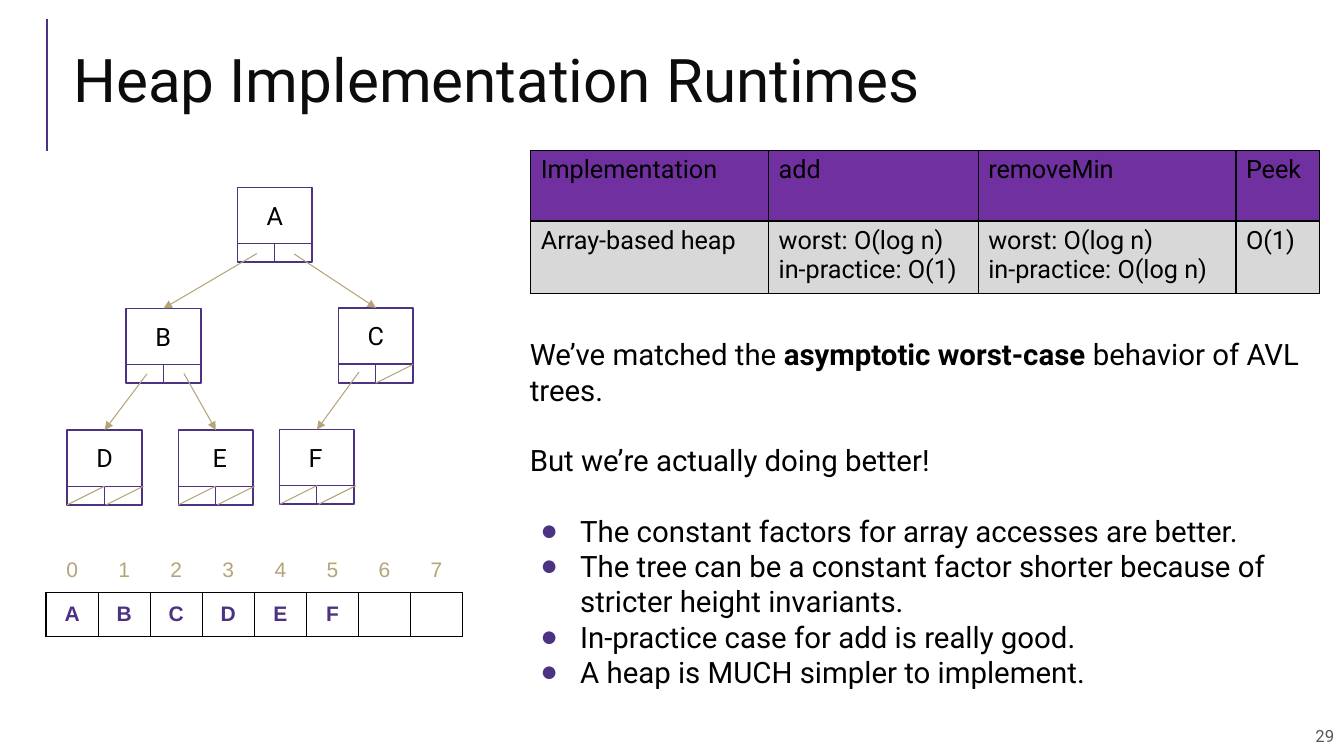
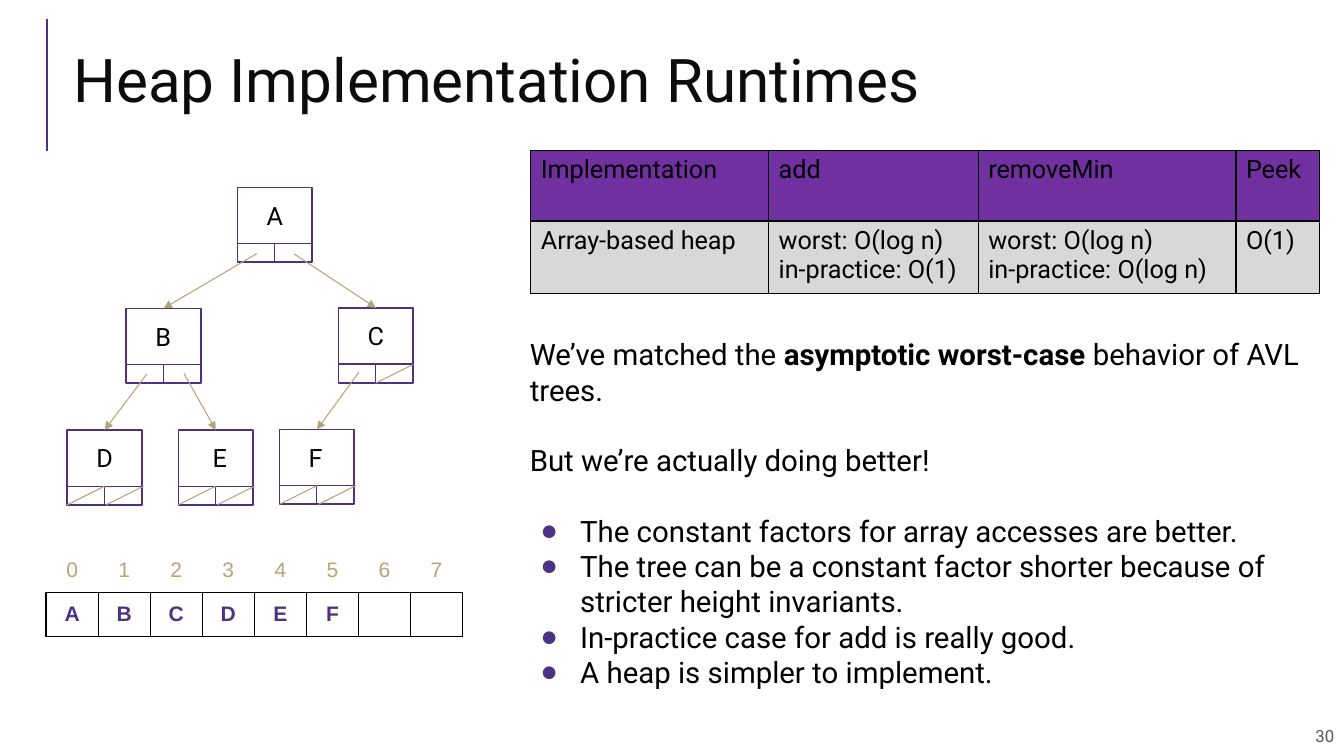
Before and after one commit to guhofstra/CSC111Fa25, a slide deck: slide 30 of PPTs/Lecture 11-heaps.pptx (slide 29 before the commit). Drawn at 1344x756 pixels with LibreOffice and Linux fonts; fonts in the diff are those of the drawing. Boxes give left, top, right and bottom in pixels: in the first picture for what was removed or moved away, otherwise in the second. Text is boxed around its words. In the diff, an @@ line names an element or a change of style, - is before the commit and + after.

```diff
--- a/PPTs/Lecture 11-heaps.pptx
+++ b/PPTs/Lecture 11-heaps.pptx
@@ text at [580,661,993,689]: text changed @@
-● A heap is MUCH simpler to implement.
+● A heap is simpler to implement.
@@ page number at [1315,730,1334,742]: text changed @@
-29
+30
```
Also in this commit, not shown: 3 other slides changed, 3 slides added, 2 slides removed, 6 other files.
